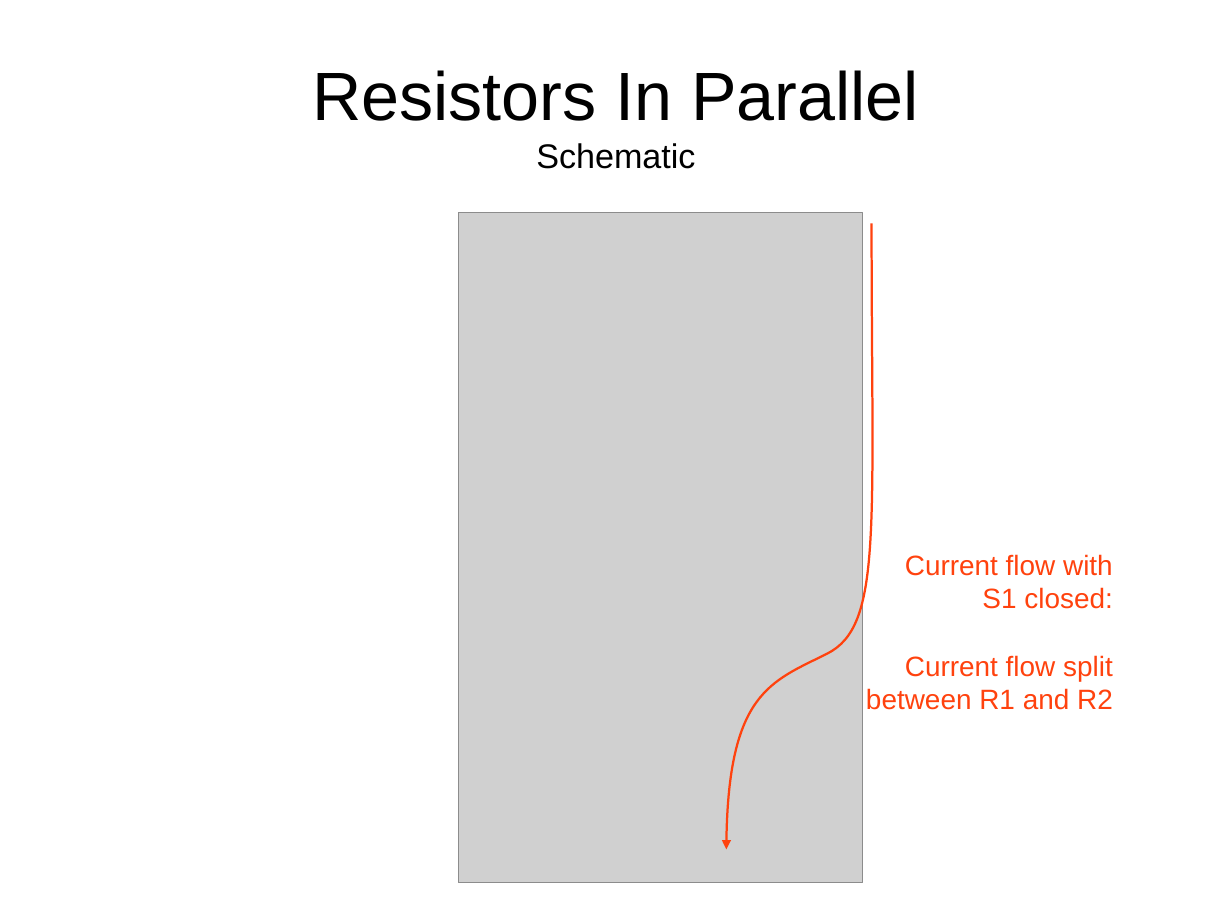
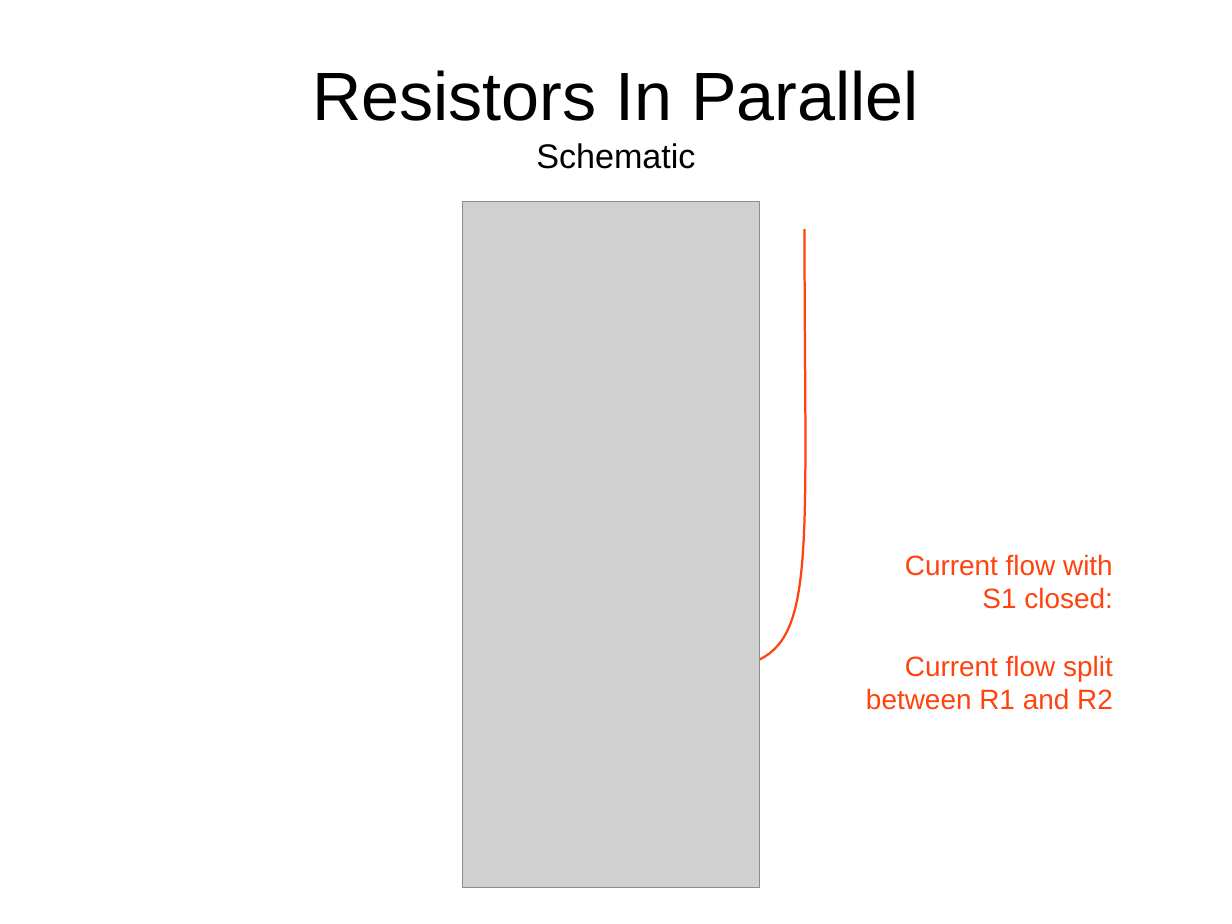
Before and after one commit to swarren/presentations, a slide deck: slide 29 of lcs-electronics-intro/lcs-electronics-intro.odp. Drawn at 1232x924 pixels with LibreOffice and Linux fonts; fonts in the diff are those of the drawing; grey boxes stand for pictures; background and template pictures are left out. Boxes give left, top, right and bottom in pixels: in the first picture for what was removed or moved away, otherwise in the second. Text is boxed around its words. In the diff, an @@ line names an element or a change of style, - is before the commit and + after.

Commit message:
lcs-electronics-intro: rendering fixes
- Redo schematic layout for all Fritzing diagrams; Fritzing appears to
  have forgotten all the previous layout I did!
- Re-export all Fritzing schematics to SVG and reimport those into the
  presentation. This mostly solves this missing rendering of LEDs in OOo.
  However, the light arrows from the LEDs still don't render with arrows.
- Fix inconsistent shade of yellow used in presentation popouts.

```diff
--- a/lcs-electronics-intro/lcs-electronics-intro.odp
+++ b/lcs-electronics-intro/lcs-electronics-intro.odp
@@ picture: place and size @@
-picture at [458, 212, 863, 883]
+picture at [463, 201, 760, 888]
@@ freeform shape: place and size @@
-freeform shape at [727, 224, 873, 850]
+freeform shape at [660, 229, 806, 855]
```
Also in this commit, not shown: 23 other slides changed, 17 other files.
